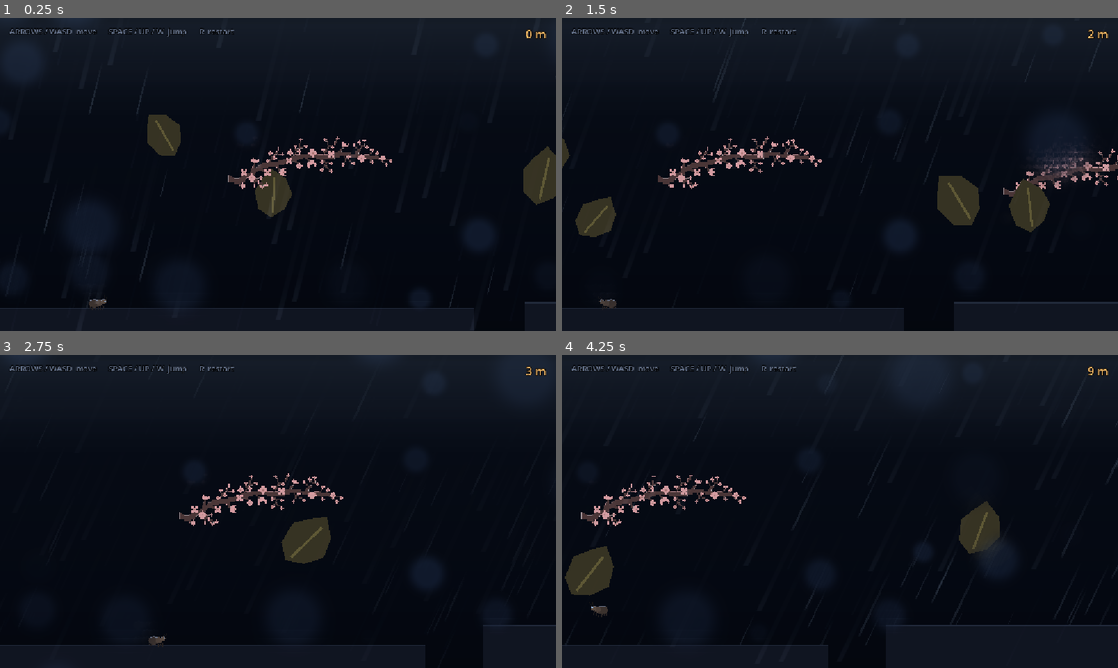
Above: before the commit, frames 1-4 (two rows, left to right).
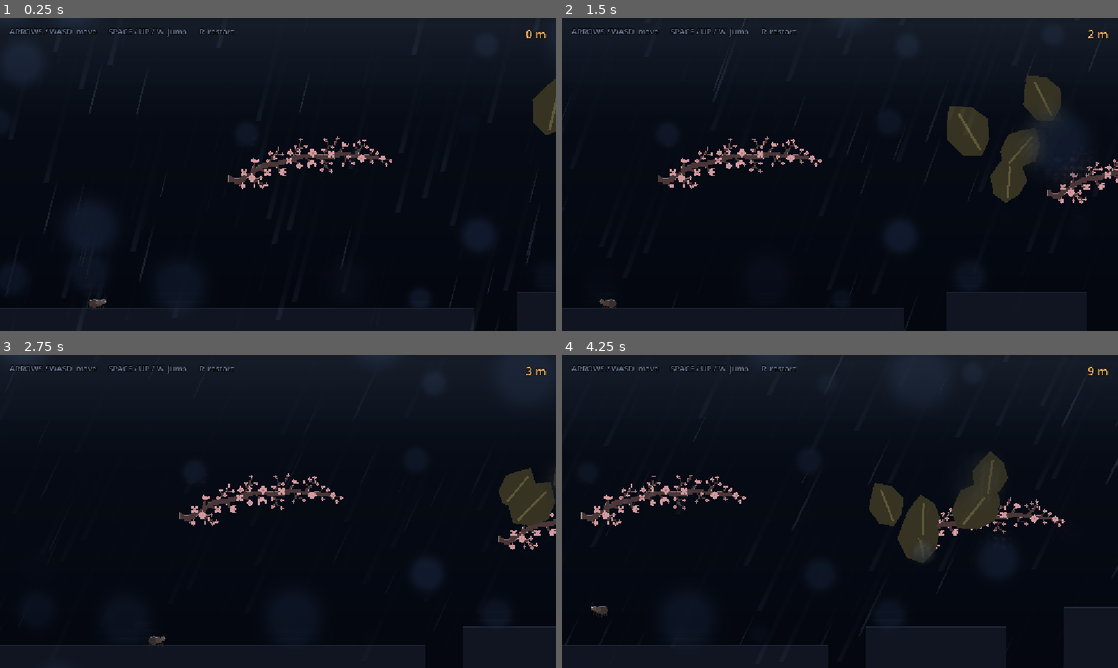
Above: after the commit, the same moments.

Repository: Dodge100/jame-gam
Game: Godot game, scene res://main.tscn
Same seed, same stepped clock (60 frames per second), same inputs: the game is played once before the commit and once after it.
Inputs:
- Up to frame 1 (0.25 s): no input
- Up to frame 2 (1.5 s): hold D (move_right) 0.53-1.28 s; tap Space (jump) at 0.77, 1.07 s; hold A (move_left) from 1.28 s (still down)
- Up to frame 3 (2.75 s): tap Space (jump) at 1.52, 1.82 s; tap R (restart) at 2 s; release A (move_left) at 2.03 s; hold D (move_right) from 2.03 s (still down)
- Up to frame 4 (4.25 s): tap Space (jump) at 3.02, 3.32, 3.77, 4.07 s; release D (move_right) at 3.53 s; hold A (move_left) from 3.53 s (still down)

The runs differ from the first frame. In frame 1, 2.8% of the frame differs, in the area x 26-100%, y 19-92%; in frame 2, 6.8%, in the area x 0-100%, y 18-92%; in frame 3, 2.7%; in frame 4, 5.2%.

Commit message:
spawn leaves

Diff:
--- a/scenes/Level.gd
+++ b/scenes/Level.gd
@@ -12,9 +12,15 @@
 const KEEP_BEHIND := 400.0
 # storm debris: rain-born leaves fall into fresh spans and swing in the wind
 const LEAF_SCENE := preload("res://scenes/Leaf.tscn")
-const LEAF_LIFT_MIN := 240.0
-const LEAF_LIFT_MAX := 370.0
-const LEAF_SPAWN_MARGIN := 40.0
+const LEAF_LIFT_MIN := 200.0
+const LEAF_LIFT_MAX := 300.0
+# leaves kept alive at once, spawned only when the storm thins the field
+const LEAF_COUNT := 7
+# new leaves drop in past the right edge, never in sight, one per lane
+const LEAF_OFFSCREEN_MARGIN := 60.0
+const LEAF_SLOT_SPACING := 320.0
+# x of the next leaf slot, pushed past the right edge so drops never overlap
+var _next_slot_x := -INF
 
 var _rng := RandomNumberGenerator.new()
 var _segments: Array[StaticBody2D] = []
@@ -62,6 +68,10 @@
 			leaf.queue_free()
 			_leaves.remove_at(i)
 
+	# hold a steady field: replace what drifted off or died on the ground
+	while _leaves.size() < LEAF_COUNT:
+		_spawn_leaf_burst(view_right)
+
 func _add_branch(at: Vector2) -> void:
 	var branch: StaticBody2D = BRANCH_SCENE.instantiate()
 	branch.position = at
@@ -92,25 +102,21 @@
 	top_line.color = Color(0.3, 0.36, 0.46, 0.3)
 	segment.add_child(top_line)
 
-	# leaves go in before the segment draw so the ground hides what lands
-	_scatter_leaves(x, y, width)
-
 	add_child(segment)
 	_segments.append(segment)
 
-# scatter rain leaves over the fresh span, above and behind the ground fill
-func _scatter_leaves(x: float, surface_y: float, width: float) -> void:
-	var count := 0
-	if _rng.randf() < 0.75:
-		count += 1
-	if _rng.randf() < 0.25:
-		count += 1
-	for i in count:
-		var leaf: Node2D = LEAF_SCENE.instantiate()
-		leaf.position = Vector2(
-			x + _rng.randf_range(LEAF_SPAWN_MARGIN, width - LEAF_SPAWN_MARGIN),
-			surface_y - _rng.randf_range(LEAF_LIFT_MIN, LEAF_LIFT_MAX)
-		)
-		leaf.setup(surface_y, x, x + width)
-		add_child(leaf)
-		_leaves.append(leaf)
+# loose debris dropped past the right edge, landing wherever it is blown to
+func _spawn_leaf_burst(view_right: float) -> void:
+	var surface_y := _rng.randf_range(MIN_SURFACE_Y, MAX_SURFACE_Y)
+	# step the slot on every drop so leaves queue up instead of stacking; the
+	# cursor resets when it runs past the strip being watched
+	if _next_slot_x > view_right + GENERATE_AHEAD * 0.5:
+		_next_slot_x = -INF
+	var x := maxf(view_right + LEAF_OFFSCREEN_MARGIN, _next_slot_x)
+	_next_slot_x = x + LEAF_SLOT_SPACING
+	var leaf: Node2D = LEAF_SCENE.instantiate()
+	leaf.position = Vector2(x + _rng.randf_range(0.0, LEAF_SLOT_SPACING * 0.4), surface_y - _rng.randf_range(LEAF_LIFT_MIN, LEAF_LIFT_MAX))
+	# may settle anywhere within reach of its drift before it fades out
+	leaf.setup(surface_y, x - 300.0, x + 900.0)
+	add_child(leaf)
+	_leaves.append(leaf)
